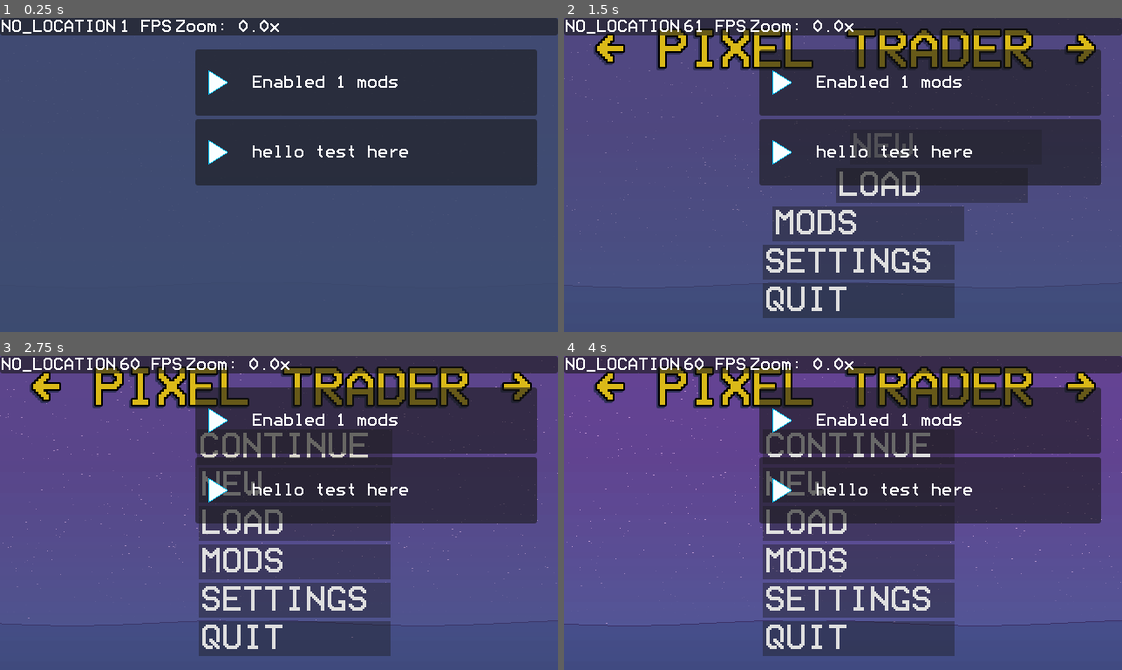
Above: before the commit, frames 1-4 (two rows, left to right).
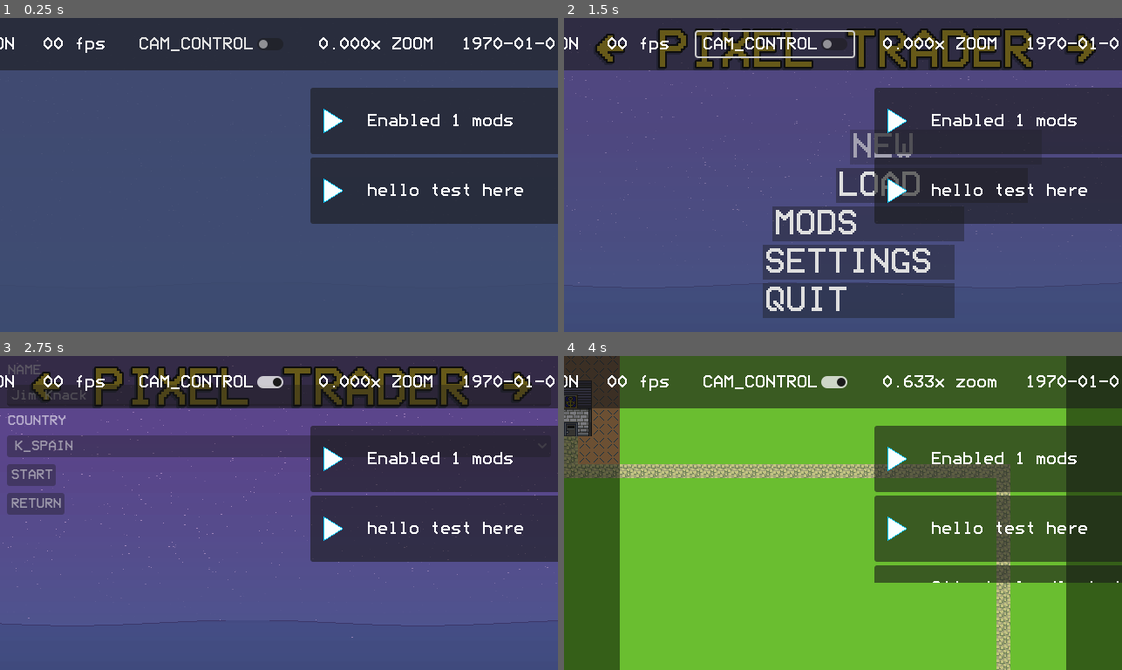
Above: after the commit, the same moments.

Repository: mikeredev/trader
Game: Godot game, scene res://main/main.tscn
Same seed, same stepped clock (60 frames per second), same inputs: the game is played once before the commit and once after it.
Inputs (mouse positions are in pixels of both pictures, inside the frame that each line leads up to):
- Up to frame 1 (0.25 s): no input
- Up to frame 2 (1.5 s): click (776, 43) at 0.5 s, where only the run after the commit has a clickable "CAM_CONTROL"; tap Enter (ui_accept) at 1.25 s; move the mouse to (965, 159) at 1.27 s; hold Right (ui_right) from 1.28 s (still down); click (965, 159) at 1.42 s
- Up to frame 3 (2.75 s): tap Enter (ui_accept) at 1.52 s; release Right (ui_right) at 2 s; click "CONTINUE" at 2 s
- Up to frame 4 (4 s): click (597, 475) at 2.75 s, where only the run after the commit has a clickable "START"; click (859, 447) at 3.5 s, where only the run before the commit has a clickable "CONTINUE"

The runs differ from the first frame. In frame 1, 25% of the frame differs, in the area x 0-100%, y 0-66%; in frame 2, 24%; in frame 3, 40%; in frame 4, 100%, in the area x 0-100%, y 0-100%.
Error in both runs: Invalid access to property or key 'show_ui_alerts' on a base object of type 'Nil'. (res://common/static/debug.gd:90)

Commit message:
cam control

Diff:
--- a/common/static/file_location.gd
+++ b/common/static/file_location.gd
@@ -18,7 +18,7 @@
 const UI_LOAD_MENU: String = "uid://b6ksv61spl61s"
 const UI_MOD_MENU: String = "uid://cbrqqypop7aww"
 const UI_SETTINGS_MENU: String = "uid://7gfio240f6ao"
-const UI_DASHBOARD: String = "uid://dm8eiiho4h0gd"
+const UI_HUD_COMPONENT_DISPLAY: String = "uid://df2ya0uji0y7j"
 
 const USER_CONFIG_FILE: String = "user://settings/config.json"
 const USER_ROOT_SAVE_DIR: String = "user://saves"
--- a/data/active_state/01_init.gd
+++ b/data/active_state/01_init.gd
@@ -24,10 +24,8 @@
 	apply_project_settings(Common.PROJECT_SETTINGS)
 	apply_user_settings()
 
-	# load UI
-	Debug.log_info("Creating HUD...")
-	var hud_component_display: HUDComponentDisplay = Service.scene_manager.add_to_ui(FileLocation.UI_DASHBOARD, UI.ContainerType.HUD)
-	print(hud_component_display)
+	# create display
+	create_hud()
 
 	# move to second core loop state: inject saved mod IDs
 	var saved_mods: PackedStringArray = Service.config_manager.mod_settings.get_saved_mods()
@@ -78,6 +76,13 @@
 func apply_user_settings() -> void:
 	Service.config_manager.load_config()
 	Service.config_manager.apply_config()
+
+
+func create_hud() -> void:
+	Debug.log_info("Creating HUD...")
+	var hud_component_display: HUDComponentDisplay = Service.scene_manager.add_to_ui(
+		FileLocation.UI_HUD_COMPONENT_DISPLAY, UI.ContainerType.HUD )
+	hud_component_display.setup()
 
 
 func _build_ui(p_ui: UI) -> void:
@@ -167,13 +172,13 @@
 
 	# create camera under container_parent
 	var camera: Camera = Camera.new()
-	camera.name = "Camera"
+	camera.name = "%sCamera" % p_view.name
 	container_parent.add_child(camera)
 	p_view.add_camera(camera)
 	Debug.log_verbose("  Created camera: %s" % camera.get_path())
 
-	# start as inactive
-	p_view._set_active(false)
+	# start disabled
+	p_view.set_active(false)
 
 	# register View for lookup
 	Service.scene_manager.register_view(type, p_view)
--- a/data/active_state/06_incity.gd
+++ b/data/active_state/06_incity.gd
@@ -39,7 +39,6 @@
 	base_size = ProjectSettings.get_setting("services/config/scene_base_size")
 	camera = view.get_camera()
 	camera.set_limits(scene.tile_grid.area)
-	camera.cam_control = true # TESTING
 
 
 func _on_viewport_resized(p_viewport_size: Vector2) -> void:
--- a/data/component/camera.gd
+++ b/data/component/camera.gd
@@ -1,21 +1,28 @@
 class_name Camera extends Camera2D
 
+const SYSTEM_MIN_ZOOM: Vector2 = Vector2(0.9, 0.9)
 const ZOOM_STEP: float = 0.1
 const ZOOM_SNAP: float = 0.001
 
+var _cam_control: bool
+
 var speed: int = 200
-var cam_control: bool
 #var target: CharacterBody
 var min_zoom: Vector2 = Vector2(1, 1)
 var max_zoom: Vector2 = Vector2(60, 60)
-
+var limits: Dictionary[String, int] = {
+	"limit_left": 0,
+	"limit_top": 0,
+	"limit_right": 0,
+	"limit_bottom": 0,
+}
 
 
 func _process(delta: float) -> void:
 	if not enabled: return
-	if cam_control:
-		_process_movement(delta)
-		_process_zoom()
+	if not _cam_control: return
+	_process_movement(delta)
+	_process_zoom()
 
 
 func _process_movement(delta: float) -> void:
@@ -42,6 +49,11 @@
 		zoom_out()
 
 
+#func enable(p_toggled_on: bool) -> void: # overrides standard camera enable
+	#enabled = p_toggled_on
+	#_cam_control = false # ensure hard reset
+
+
 #func follow(p_body: CharacterBody) -> void:
 	#target = p_body
 	#var remote_transform: RemoteTransform2D = target.remote_transform
@@ -49,13 +61,42 @@
 	#Debug.log_debug("-> %s camera following: %s" % [name.to_upper(), target.name])
 
 
+func set_cam_control(p_toggled_on: bool) -> void:
+	if not enabled: return
+	_cam_control = p_toggled_on
+	if _cam_control:
+		adjust_limits(true)
+	else: # forces snap-back to computed min zoom
+		adjust_limits(false)
+		EventBus.viewport_resized.emit(DisplayServer.window_get_size())
+	Debug.log_debug("Toggled %s control: %s" % [name, p_toggled_on])
+
+
 func set_limits(p_limits: Vector2i) -> void:
+	limits.limit_left = 0
+	limits.limit_top = 0
+	limits.limit_right = p_limits.x
+	limits.limit_bottom = p_limits.y
+	_apply_limits() # set limits
 	position = p_limits / 2 # auto-centre
-	limit_left = 0
-	limit_top = 0
-	limit_right = p_limits.x
-	limit_bottom = p_limits.y
 	Debug.log_debug("%s limits: %s" % [name, Vector2i(limit_right, limit_bottom)])
+	if _cam_control: adjust_limits() # increase slightly if in dev mode
+
+
+func adjust_limits(p_increase: bool = true) -> void:
+	if p_increase:
+		limit_left -= 100
+		limit_top -= 100
+		limit_right += 100
+		limit_bottom += 100
+	else:
+		_apply_limits()
+
+func _apply_limits() -> void:
+		limit_left = limits.get("limit_left")
+		limit_top = limits.get("limit_top")
+		limit_right = limits.get("limit_right")
+		limit_bottom = limits.get("limit_bottom")
 
 
 func set_min_zoom(p_viewport: Vector2i, p_reference: Vector2i) -> void:
@@ -76,12 +117,14 @@
 
 
 func zoom_in() -> void:
+	var minimum: Vector2 = SYSTEM_MIN_ZOOM if _cam_control else min_zoom
 	zoom += Vector2(ZOOM_STEP, ZOOM_STEP)
-	zoom = zoom.clamp(min_zoom, max_zoom)
+	zoom = zoom.clamp(minimum, max_zoom)
 	EventBus.camera_zoomed.emit(zoom)
 
 
 func zoom_out() -> void:
+	var minimum: Vector2 = SYSTEM_MIN_ZOOM if _cam_control else min_zoom
 	zoom -= Vector2(ZOOM_STEP, ZOOM_STEP)
-	zoom = zoom.clamp(min_zoom, max_zoom)
+	zoom = zoom.clamp(minimum, max_zoom)
 	EventBus.camera_zoomed.emit(zoom)
--- a/main/main.tscn
+++ b/main/main.tscn
@@ -20,6 +20,7 @@
 grow_horizontal = 2
 grow_vertical = 2
 script = ExtResource("1_h2yge")
+log_level = 0
 color_scheme = SubResource("Resource_qtu10")
 
 [node name="Overworld" type="SubViewportContainer" parent="."]
--- a/main/view.gd
+++ b/main/view.gd
@@ -3,13 +3,14 @@
 enum ViewType { OVERWORLD, CITY, INTERIOR }
 enum ContainerType { MAP, VILLAGE, CITY, SUPPLY_PORT, SHIP, SCENE }
 
+var active: bool
 var subviewport: SubViewport
 var _containers: Dictionary[ContainerType, NodeContainer] # everything in a container is freed on soft reset
 var _camera: Camera
 var _active: bool: # debug mode
 	set(p):
 		_active = p
-		_set_active(_active)
+		set_active(_active)
 		return _active
 
 
@@ -36,8 +37,9 @@
 	return _containers.get(p_type, null)
 
 
-func _set_active(p_active: bool) -> void:
+func set_active(p_toggled_on: bool) -> void:
+	active = p_toggled_on
 	var camera: Camera = get_camera()
-	camera.enabled = p_active
-	visible = p_active
-	#Debug.log_verbose("Set view active: %s, %s" % [self.name, p_active])
+	camera.enabled = p_toggled_on
+	visible = p_toggled_on
+	Debug.log_verbose("Set view active: %s, %s" % [self.name, active])
--- a/service/system/scene/scene_manager.gd
+++ b/service/system/scene/scene_manager.gd
@@ -4,11 +4,17 @@
 var _ui: UI
 
 
+func get_active_view() -> View:
+	for view: View in _views.values():
+		if view.active: return view
+	return null
+
+
 func activate_view(p_type: View.ViewType) -> View:
 	var target: View = get_view(p_type)
 	for view: View in get_views():
 		var active: bool = view == target
-		view._set_active(active)
+		view.set_active(active)
 	Debug.log_debug("Activated view: %s" % [View.ViewType.keys()[p_type]])
 	return target
 
--- a/ui/hud/component_display.gd
+++ /dev/null
@@ -1,31 +0,0 @@
-class_name HUDComponentDisplay extends VBoxContainer
-
-@export var dev_mode_enabled: bool = true
-
-# reminder to unassigned theme from root when done
-@onready var ui_location_label: Label = %LocationLabel
-@onready var ui_fps_label: Label = %FPSLabel
-@onready var ui_zoom_label: Label = %ZoomLabel
-@onready var notification_area: NotificationArea = %NotificationArea
-
-
-func _ready() -> void:
-	_create_info_bar()
-	_create_notification_area()
-
-
-func _create_info_bar() -> void:
-	pass
-
-
-func _create_notification_area() -> void:
-	pass
-
-
-func _process(_delta: float) -> void:
-	var fps: float = Engine.get_frames_per_second()
-	ui_fps_label.text = "%.00f FPS" % fps
-
-
-func update_ui_zoom(p_zoom: Vector2) -> void:
-	pass
--- a/ui/hud/component_display.tscn
+++ /dev/null
@@ -1,57 +0,0 @@
-[gd_scene load_steps=4 format=3 uid="uid://dm8eiiho4h0gd"]
-
-[ext_resource type="Script" uid="uid://b0v3tbwkw2asb" path="res://ui/hud/component_display.gd" id="1_lyrs5"]
-[ext_resource type="Theme" uid="uid://ctglmnnwqwbq4" path="res://assets/theme/hud.tres" id="1_md1nr"]
-[ext_resource type="Script" uid="uid://xvw5unpybtr6" path="res://ui/hud/components/notification/notification_area.gd" id="2_md1nr"]
-
-[node name="Components" type="VBoxContainer"]
-anchors_preset = 15
-anchor_right = 1.0
-anchor_bottom = 1.0
-grow_horizontal = 2
-grow_vertical = 2
-mouse_filter = 2
-theme = ExtResource("1_md1nr")
-script = ExtResource("1_lyrs5")
-
-[node name="PanelContainer" type="PanelContainer" parent="."]
-layout_mode = 2
-
-[node name="HBoxContainer" type="HBoxContainer" parent="PanelContainer"]
-layout_mode = 2
-
-[node name="LocationLabel" type="Label" parent="PanelContainer/HBoxContainer"]
-unique_name_in_owner = true
-layout_mode = 2
-text = "NO_LOCATION"
-
-[node name="FPSLabel" type="Label" parent="PanelContainer/HBoxContainer"]
-unique_name_in_owner = true
-layout_mode = 2
-text = "00 FPS"
-
-[node name="ZoomLabel" type="Label" parent="PanelContainer/HBoxContainer"]
-unique_name_in_owner = true
-layout_mode = 2
-text = "Zoom: 0.0x"
-
-[node name="NotificationArea" type="ScrollContainer" parent="."]
-unique_name_in_owner = true
-custom_minimum_size = Vector2(416, 192)
-layout_mode = 2
-size_flags_horizontal = 8
-size_flags_vertical = 2
-script = ExtResource("2_md1nr")
-metadata/_custom_type_script = "uid://xvw5unpybtr6"
-
-[node name="MarginInner" type="MarginContainer" parent="NotificationArea"]
-layout_mode = 2
-mouse_filter = 2
-theme_override_constants/margin_top = 12
-theme_override_constants/margin_right = 24
-theme_override_constants/margin_bottom = 24
-
-[node name="AlertStack" type="VBoxContainer" parent="NotificationArea/MarginInner"]
-unique_name_in_owner = true
-layout_mode = 2
-mouse_filter = 2
--- /dev/null
+++ b/ui/hud/components/info_bar/info_bar.gd
@@ -0,0 +1,53 @@
+class_name InfoBar extends PanelContainer
+
+@onready var component_stack: HBoxContainer = %ComponentStack
+@onready var ui_location: Label = %LabelLocation
+@onready var ui_fps: Label = %LabelFPS
+@onready var ui_zoom: Label = %LabelZoom
+@onready var ui_clock: Label = %LabelClock
+
+
+func setup() -> void:
+	EventBus.camera_zoomed.connect(_on_camera_zoomed)
+	#add_location()
+	#add_fps()
+	#add_zoom()
+	#add_clock()
+
+
+func add_location() -> void:
+	var label: Label = Label.new()
+	label.text = "NO_LOCATION"
+	component_stack.add_child(label)
+
+
+func add_fps() -> void:
+	var label: Label = Label.new()
+	label.text = "%d FPS" % 0.0
+	component_stack.add_child(label)
+
+
+func add_zoom() -> void:
+	var label: Label = Label.new()
+	label.text = "%.03f zoom" % 0.0
+	component_stack.add_child(label)
+
+
+func add_clock() -> void:
+	var label: Label = Label.new()
+	label.text = "1970-01-01T00:00:00"
+	component_stack.add_child(label)
+	label.size_flags_horizontal = Control.SIZE_SHRINK_END | Control.SIZE_EXPAND
+
+
+func _on_camera_zoomed(p_zoom_level: Vector2) -> void:
+	var zoom: float = max(p_zoom_level.x, p_zoom_level.y)
+	ui_zoom.text = "%.03fx zoom" % zoom
+
+
+func _on_check_cam_control_toggled(p_toggled_on: bool) -> void:
+	var view: View = Service.scene_manager.get_active_view()
+	if not view: return
+
+	var camera: Camera = view.get_camera()
+	camera.set_cam_control(p_toggled_on)
--- a/ui/hud/components/notification/notification_area.gd
+++ b/ui/hud/components/notification/notification_area.gd
@@ -5,7 +5,7 @@
 @onready var alert_stack: VBoxContainer = %AlertStack
 
 
-func _ready() -> void:
+func setup() -> void:
 	EventBus.notification_sent.connect(_on_notification_sent)
 
 
--- a/ui/hud/components/notification/notification_area.tscn
+++ /dev/null
@@ -1,23 +0,0 @@
-[gd_scene load_steps=2 format=3 uid="uid://dm47xg6052yoc"]
-
-[ext_resource type="Script" uid="uid://xvw5unpybtr6" path="res://ui/hud/components/notification/notification_area.gd" id="1_x7isf"]
-
-[node name="NotificationArea" type="ScrollContainer"]
-custom_minimum_size = Vector2(416, 192)
-anchors_preset = 1
-anchor_left = 1.0
-anchor_right = 1.0
-offset_left = -320.0
-offset_bottom = 160.0
-grow_horizontal = 0
-script = ExtResource("1_x7isf")
-
-[node name="MarginInner" type="MarginContainer" parent="."]
-layout_mode = 2
-theme_override_constants/margin_top = 12
-theme_override_constants/margin_right = 24
-theme_override_constants/margin_bottom = 24
-
-[node name="AlertStack" type="VBoxContainer" parent="MarginInner"]
-unique_name_in_owner = true
-layout_mode = 2
--- /dev/null
+++ b/ui/hud/hud_components.gd
@@ -0,0 +1,29 @@
+class_name HUDComponentDisplay extends VBoxContainer
+
+# reminder to unassigned theme from root when done
+
+@onready var info_bar: InfoBar = %InfoBar
+@onready var notification_area: NotificationArea = %NotificationArea
+
+
+
+func setup() -> void:
+	create_info_bar()
+	create_notification_area()
+
+
+func create_info_bar() -> void:
+	info_bar.setup()
+
+
+func create_notification_area() -> void:
+	notification_area.setup()
+
+
+#func _process(_delta: float) -> void:
+	#var fps: float = Engine.get_frames_per_second()
+	#ui_fps_label.text = "%.00f FPS" % fps
+
+
+#func update_ui_zoom(p_zoom: Vector2) -> void:
+	#pass
--- /dev/null
+++ b/ui/hud/hud_components.tscn
@@ -0,0 +1,85 @@
+[gd_scene load_steps=5 format=3 uid="uid://df2ya0uji0y7j"]
+
+[ext_resource type="Theme" uid="uid://ctglmnnwqwbq4" path="res://assets/theme/hud.tres" id="1_s5h8c"]
+[ext_resource type="Script" uid="uid://b0v3tbwkw2asb" path="res://ui/hud/hud_components.gd" id="2_iysv0"]
+[ext_resource type="Script" uid="uid://n0cmt74v5vsc" path="res://ui/hud/components/info_bar/info_bar.gd" id="3_awuqs"]
+[ext_resource type="Script" uid="uid://xvw5unpybtr6" path="res://ui/hud/components/notification/notification_area.gd" id="4_iqyjp"]
+
+[node name="HUDComponents" type="VBoxContainer"]
+anchors_preset = 15
+anchor_right = 1.0
+anchor_bottom = 1.0
+grow_horizontal = 2
+grow_vertical = 2
+mouse_filter = 2
+theme = ExtResource("1_s5h8c")
+theme_override_constants/separation = 8
+script = ExtResource("2_iysv0")
+
+[node name="InfoBar" type="PanelContainer" parent="."]
+unique_name_in_owner = true
+layout_mode = 2
+script = ExtResource("3_awuqs")
+metadata/_custom_type_script = "uid://n0cmt74v5vsc"
+
+[node name="MarginInner" type="MarginContainer" parent="InfoBar"]
+layout_mode = 2
+theme_override_constants/margin_left = 16
+theme_override_constants/margin_top = 16
+theme_override_constants/margin_right = 16
+theme_override_constants/margin_bottom = 16
+
+[node name="ComponentStack" type="HBoxContainer" parent="InfoBar/MarginInner"]
+unique_name_in_owner = true
+layout_mode = 2
+theme_override_constants/separation = 32
+
+[node name="LabelLocation" type="Label" parent="InfoBar/MarginInner/ComponentStack"]
+unique_name_in_owner = true
+layout_mode = 2
+text = "NO_LOCATION"
+
+[node name="LabelFPS" type="Label" parent="InfoBar/MarginInner/ComponentStack"]
+unique_name_in_owner = true
+layout_mode = 2
+text = "00 fps"
+
+[node name="CheckCamControl" type="CheckButton" parent="InfoBar/MarginInner/ComponentStack"]
+layout_mode = 2
+text = "CAM_CONTROL"
+
+[node name="LabelZoom" type="Label" parent="InfoBar/MarginInner/ComponentStack"]
+unique_name_in_owner = true
+layout_mode = 2
+text = "0.000x ZOOM"
+
+[node name="LabelClock" type="Label" parent="InfoBar/MarginInner/ComponentStack"]
+unique_name_in_owner = true
+layout_mode = 2
+size_flags_horizontal = 10
+text = "1970-01-01T00:00:00"
+
+[node name="NotificationArea" type="ScrollContainer" parent="."]
+unique_name_in_owner = true
+custom_minimum_size = Vector2(416, 192)
+layout_mode = 2
+size_flags_horizontal = 8
+size_flags_vertical = 2
+script = ExtResource("4_iqyjp")
+metadata/_custom_type_script = "uid://xvw5unpybtr6"
+
+[node name="MarginInner" type="MarginContainer" parent="NotificationArea"]
+layout_mode = 2
+size_flags_horizontal = 3
+size_flags_vertical = 3
+mouse_filter = 2
+theme_override_constants/margin_top = 12
+theme_override_constants/margin_right = 24
+theme_override_constants/margin_bottom = 24
+
+[node name="AlertStack" type="VBoxContainer" parent="NotificationArea/MarginInner"]
+unique_name_in_owner = true
+layout_mode = 2
+mouse_filter = 2
+
+[connection signal="toggled" from="InfoBar/MarginInner/ComponentStack/CheckCamControl" to="InfoBar" method="_on_check_cam_control_toggled"]
Not shown, added: ui/hud/components/info_bar/info_bar.gd.uid
Renamed: ui/hud/component_display.gd.uid -> ui/hud/hud_components.gd.uid
